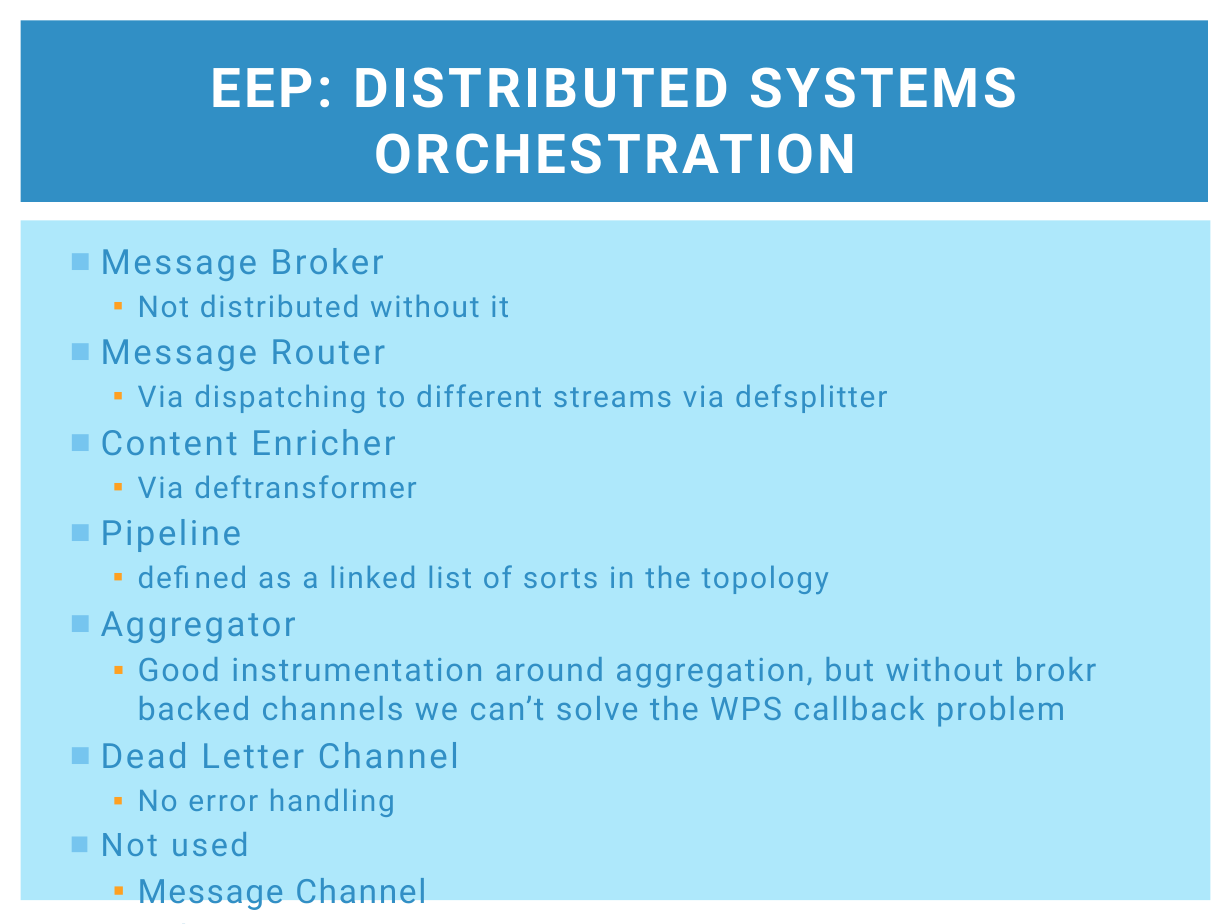
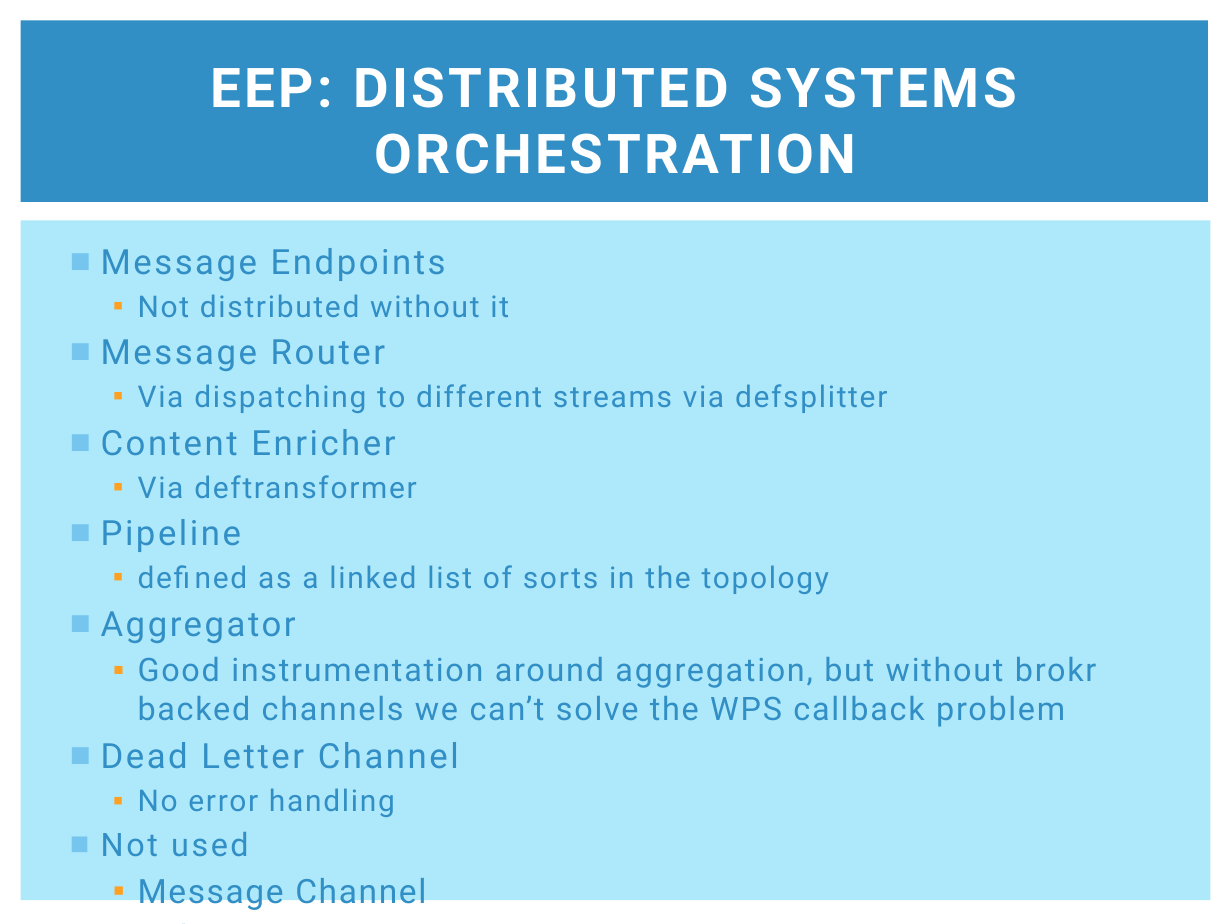
Before and after one commit to clumsyjedi/euroclojure2013, a slide deck: slide 22 of SLIDES.pptx. Drawn at 1232x924 pixels with LibreOffice and Linux fonts; fonts in the diff are those of the drawing. Boxes give left, top, right and bottom in pixels: in the first picture for what was removed or moved away, otherwise in the second. Text is boxed around its words. In the diff, an @@ line names an element or a change of style, - is before the commit and + after.

```diff
--- a/SLIDES.pptx
+++ b/SLIDES.pptx
@@ text at bbox=[101, 248, 446, 281]: text changed @@
-■ Message Broker
+■ Message Endpoints
```
Also in this commit, not shown: 12 other slides changed, 28 other files.
